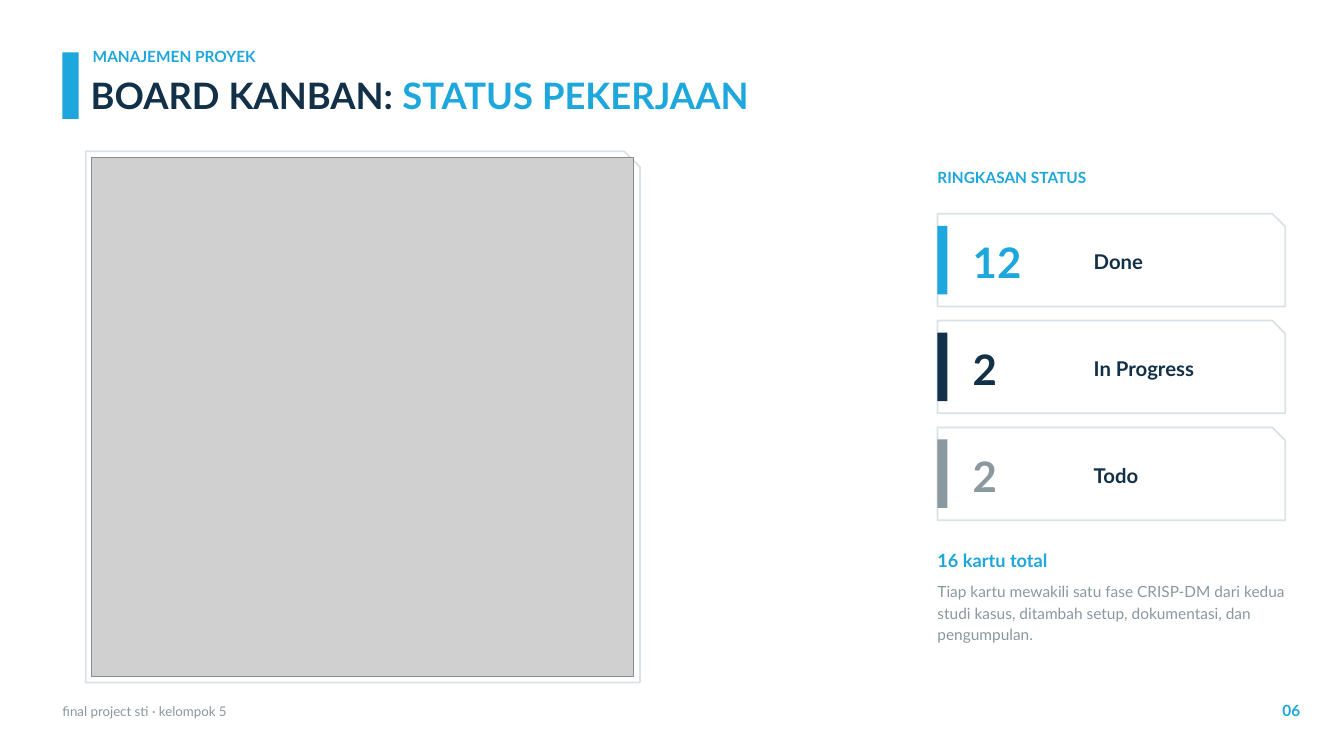
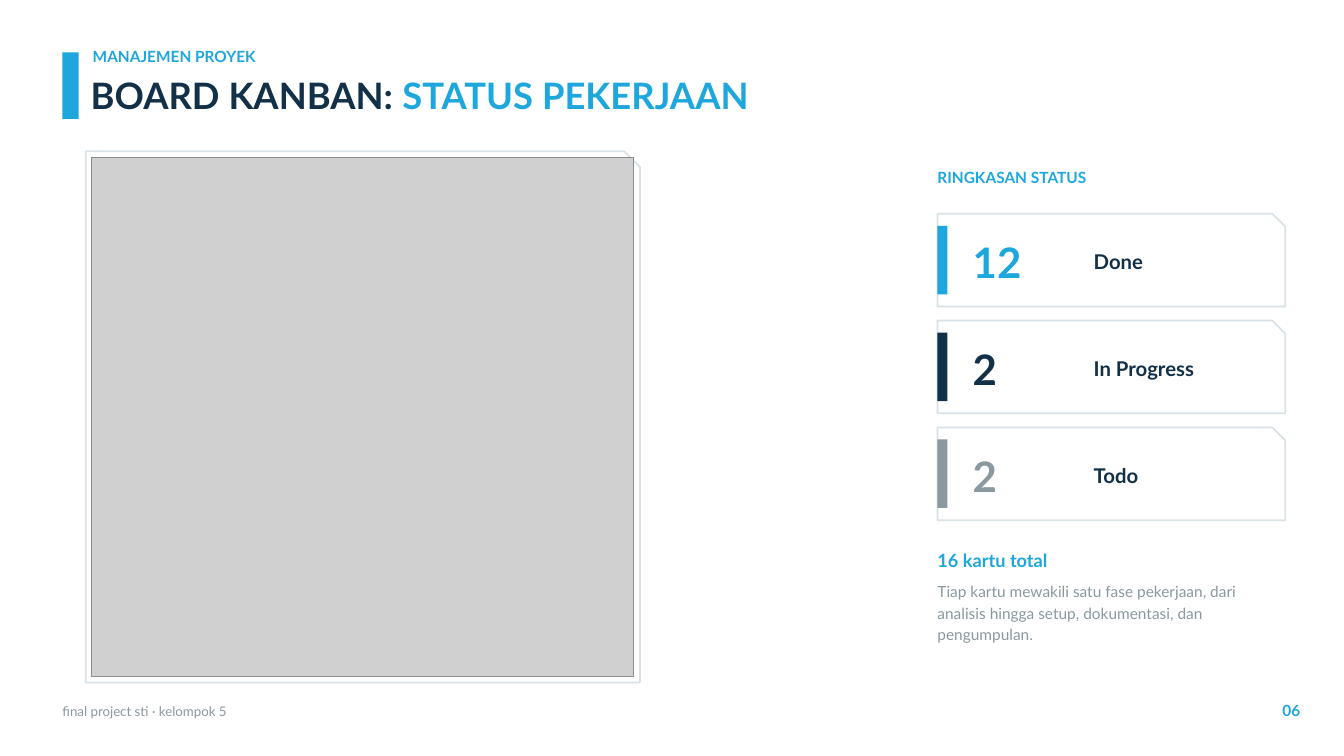
Before and after one commit to sianida26/sti-final-project-kel5, a slide deck: slide 6 of Final-Project-STI-Kel5-Presentation.pptx. Drawn at 1344x756 pixels with LibreOffice and Linux fonts; fonts in the diff are those of the drawing; grey boxes stand for pictures; background and template pictures are left out. Boxes give left, top, right and bottom in pixels: in the first picture for what was removed or moved away, otherwise in the second. Text is boxed around its words. In the diff, an @@ line names an element or a change of style, - is before the commit and + after.

```diff
--- a/Final-Project-STI-Kel5-Presentation.pptx
+++ b/Final-Project-STI-Kel5-Presentation.pptx
@@ text at (937,585,1236,643): text changed @@
-Tiap kartu mewakili satu fase CRISP-DM dari kedua studi kasus, ditambah setup, dokumentasi, dan pengumpulan.
+Tiap kartu mewakili satu fase pekerjaan, dari analisis hingga setup, dokumentasi, dan pengumpulan.
```
Also in this commit, not shown: 8 other slides changed, 3 slides removed, 2 other files.
